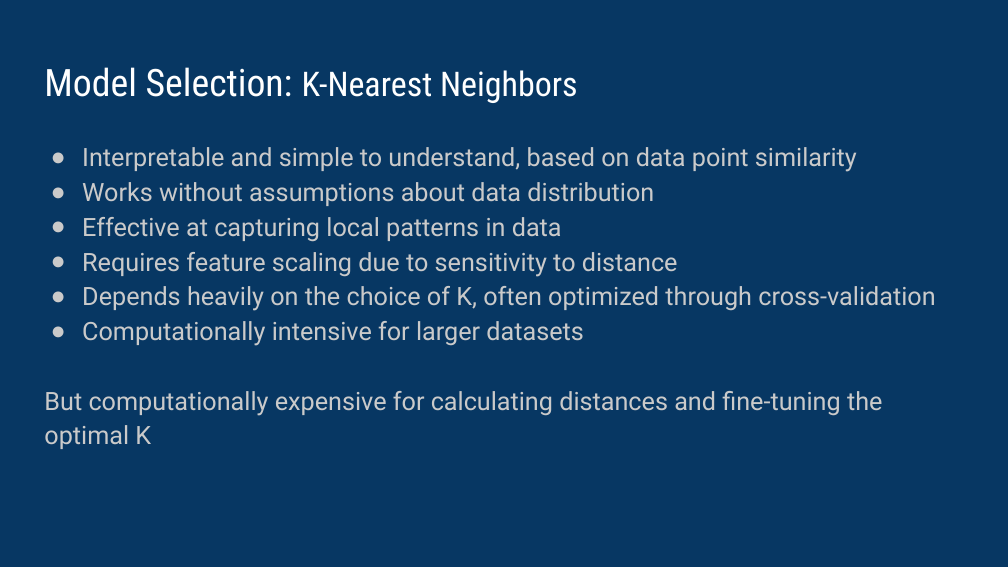
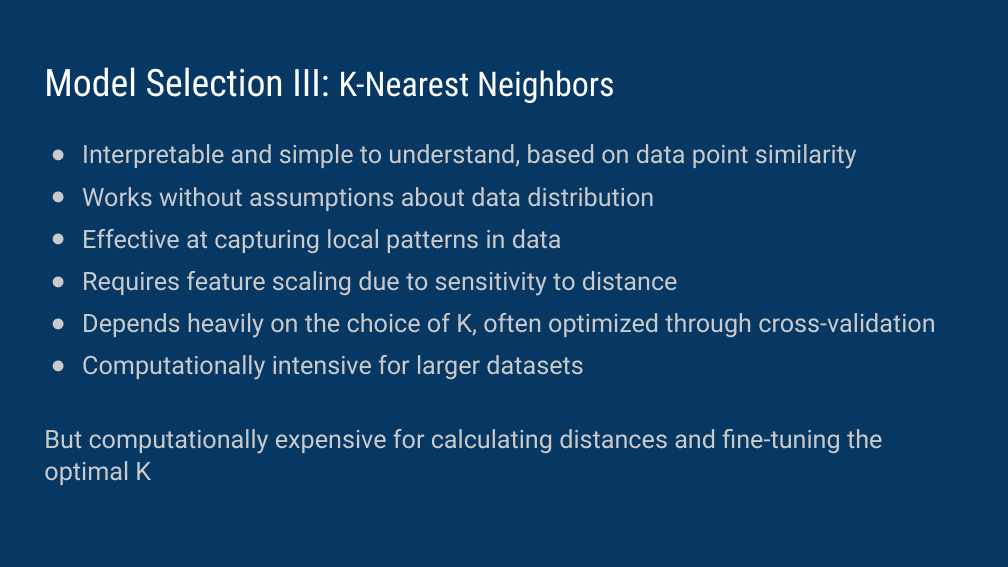
Before and after one commit to vipvivek15/CMPE_255_Final_Project, a slide deck: slide 9 of Final_presentation.pptx (slide 10 before the commit). Drawn at 1008x567 pixels with LibreOffice and Linux fonts; fonts in the diff are those of the drawing. Boxes give left, top, right and bottom in pixels: in the first picture for what was removed or moved away, otherwise in the second. Text is boxed around its words. In the diff, an @@ line names an element or a change of style, - is before the commit and + after.

```diff
--- a/Final_presentation.pptx
+++ b/Final_presentation.pptx
@@ title at bbox=[44, 67, 615, 103]: text changed; size 32.4 to 36 pt @@
-Model Selection: K-Nearest Neighbors
+Model Selection III: K-Nearest Neighbors
@@ text "Interpretable and simple to understand, ..." at bbox=[44, 144, 935, 485]: line spacing 1.15 to 1.05; more space between paragraphs @@
```
Also in this commit, not shown: 11 other slides changed, 2 slides added, 1 slide removed.
